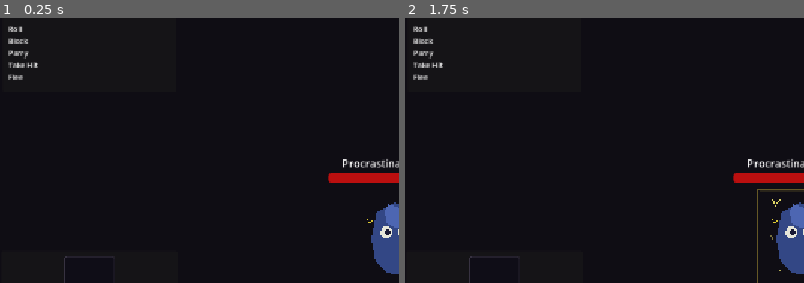
Above: before the commit, frames 1-2 (left to right).
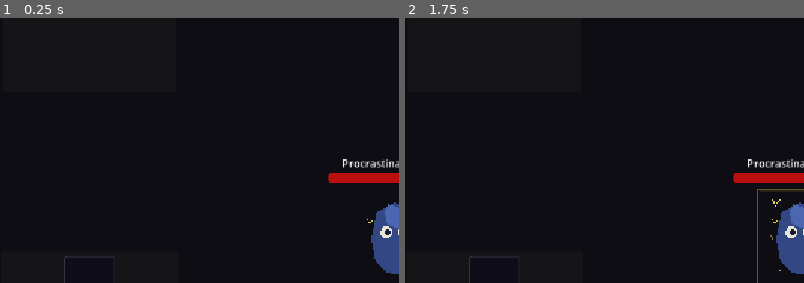
Above: after the commit, the same moments.

Repository: WRCIECH/online-ring
Game: Godot game, scene res://scenes/combat/combat.tscn
Same seed, same stepped clock (60 frames per second), same inputs: the game is played once before the commit and once after it. This scene is started directly instead of the project's main scene.
Inputs (mouse positions are % of the whole screen's width and height, from its top left):
- Up to frame 1 (0.25 s): no input
- Up to frame 2 (1.75 s): tap Enter at 0.5 s; drag from (50, 61) to (60, 28) at 0.52 s; tap Space at 1.25 s; drag from (30, 55) to (45, 70) at 1.27 s
The pictures show only the part of the screen within x 1-51%, y 20-70%; the shares and areas given below are measured in that part.

The runs differ from the first frame. In frame 1, 0.5% of the frame differs, in the area x 2-10%, y 3-24%; in frame 2, 0.5%.

Commit message:
Legend shows only actions valid for the current phase
- Split legend rows into _legend_atk_grp (LMB/RMB) and _legend_def_grp
  (Roll/Block/Parry/Take Hit/Flee); each group starts hidden
- _update_legend_visibility() shows atk group on player turn
  (PLAYER_ATTACK, TASK_CONFIRM, ENEMY_STAGGERED), def group on enemy
  turn (ENEMY_ATTACK), nothing otherwise
- Called from _enter_phase() and _on_task_back()
- Extracted _legend_row() helper to avoid duplicated row-building code

Co-Authored-By: Claude Sonnet 4.6 <noreply@anthropic.com>

Diff:
--- a/scripts/combat/combat_scene.gd
+++ b/scripts/combat/combat_scene.gd
@@ -70,10 +70,12 @@
 var _faith_check:      CheckBox
 var _status_bars_box:  HBoxContainer
 
-var _action_popup:   PanelContainer
-var _popup_body_lbl: Label
-var _r1_popup_text:  String = ""
-var _r2_popup_text:  String = ""
+var _action_popup:    PanelContainer
+var _popup_body_lbl:  Label
+var _r1_popup_text:   String = ""
+var _r2_popup_text:   String = ""
+var _legend_atk_grp:  VBoxContainer
+var _legend_def_grp:  VBoxContainer
 
 # ── Lifecycle ─────────────────────────────────────────────────────────────────
 
@@ -151,6 +153,7 @@
 func _enter_phase(new_phase: Phase) -> void:
 	_phase = new_phase
 	_enemy_visual.set_interactive(false)
+	_update_legend_visibility()
 	match new_phase:
 		Phase.PLAYER_ATTACK:
 			if _new_round:
@@ -260,6 +263,7 @@
 func _on_task_back() -> void:
 	_task_layer.hide()
 	_phase = Phase.PLAYER_ATTACK
+	_update_legend_visibility()
 	_enemy_visual.set_interactive(true)
 
 func _execute_attack() -> void:
@@ -584,6 +588,14 @@
 		b.pressed.connect(items[i].callback)
 		_buttons_container.add_child(b)
 
+func _update_legend_visibility() -> void:
+	var player_turn := _phase in [Phase.PLAYER_ATTACK, Phase.TASK_CONFIRM, Phase.ENEMY_STAGGERED]
+	var enemy_turn  := _phase == Phase.ENEMY_ATTACK
+	_legend_atk_grp.visible = player_turn
+	_legend_def_grp.visible = enemy_turn
+	if not player_turn and not enemy_turn:
+		_action_popup.visible = false  # clear any open tooltip
+
 # ── UI construction ───────────────────────────────────────────────────────────
 
 func _build_ui() -> void:
@@ -736,46 +748,56 @@
 	vbox.add_child(header)
 	vbox.add_child(HSeparator.new())
 
-	# Each entry: [display text, popup sentinel or literal text]
-	# "_r1_" / "_r2_" are sentinels resolved to the weapon-specific texts at runtime.
-	var entries: Array = [
-		["LMB — R1  (hold 2 s)", "_r1_"],
-		["RMB — R2  (hold 2 s)", "_r2_"],
-		["Roll",     "Roll\n0 damage.   Costs %d STA." % STA_ROLL],
-		["Block",    "Block\nPartial damage.   Costs %d STA." % STA_BLOCK],
-		["Parry",    "Parry\n0 damage.   Costs %d STA.\nCounter window: react just before the hit." % STA_PARRY],
-		["Take Hit", "Take Hit\nFull damage, no stamina cost."],
-		["Flee",     "Flee\nRetreat from combat — no runes gained.\nNot available against bosses."],
-	]
-
-	for i in range(entries.size()):
-		var display: String = entries[i][0]
-		var tip: String     = entries[i][1]
-
-		var row_lbl := Label.new()
-		row_lbl.text = display
-		row_lbl.add_theme_font_size_override("font_size", 11)
-		row_lbl.mouse_filter = Control.MOUSE_FILTER_STOP
-		row_lbl.mouse_entered.connect(func():
-			if tip == "_r1_":
-				_popup_body_lbl.text = _r1_popup_text
-			elif tip == "_r2_":
-				_popup_body_lbl.text = _r2_popup_text
-			else:
-				_popup_body_lbl.text = tip
-			# Snap popup vertically to this row
-			var ry: float = row_lbl.get_global_rect().position.y
-			var ph: float = 180.0
-			ry = minf(ry, 790.0 - ph)   # keep inside viewport
-			_action_popup.offset_top    = ry
-			_action_popup.offset_bottom = ry + ph
-			_action_popup.visible = true
-		)
-		row_lbl.mouse_exited.connect(func(): _action_popup.visible = false)
-		vbox.add_child(row_lbl)
-
-		if i == 1:
-			vbox.add_child(HSeparator.new())  # split between attack rows and defense rows
+	# ── Attack group (visible only on player's turn) ──────────────────────────
+	_legend_atk_grp = VBoxContainer.new()
+	_legend_atk_grp.add_theme_constant_override("separation", 2)
+	_legend_atk_grp.visible = false
+	vbox.add_child(_legend_atk_grp)
+
+	_legend_row(_legend_atk_grp, "LMB — R1  (hold 2 s)", "_r1_")
+	_legend_row(_legend_atk_grp, "RMB — R2  (hold 2 s)", "_r2_")
+
+	# ── Defense group (visible only on enemy's turn) ───────────────────────────
+	_legend_def_grp = VBoxContainer.new()
+	_legend_def_grp.add_theme_constant_override("separation", 2)
+	_legend_def_grp.visible = false
+	vbox.add_child(_legend_def_grp)
+
+	# Separator is inside the def group — hidden along with it
+	_legend_def_grp.add_child(HSeparator.new())
+
+	_legend_row(_legend_def_grp, "Roll",
+		"Roll\n0 damage.   Costs %d STA." % STA_ROLL)
+	_legend_row(_legend_def_grp, "Block",
+		"Block\nPartial damage.   Costs %d STA." % STA_BLOCK)
+	_legend_row(_legend_def_grp, "Parry",
+		"Parry\n0 damage.   Costs %d STA.\nCounter window: react just before the hit." % STA_PARRY)
+	_legend_row(_legend_def_grp, "Take Hit",
+		"Take Hit\nFull damage, no stamina cost.")
+	_legend_row(_legend_def_grp, "Flee",
+		"Flee\nRetreat from combat — no runes gained.\nNot available against bosses.")
+
+func _legend_row(parent: VBoxContainer, display: String, tip: String) -> void:
+	var lbl := Label.new()
+	lbl.text = display
+	lbl.add_theme_font_size_override("font_size", 11)
+	lbl.mouse_filter = Control.MOUSE_FILTER_STOP
+	lbl.mouse_entered.connect(func():
+		if tip == "_r1_":
+			_popup_body_lbl.text = _r1_popup_text
+		elif tip == "_r2_":
+			_popup_body_lbl.text = _r2_popup_text
+		else:
+			_popup_body_lbl.text = tip
+		var ry := lbl.get_global_rect().position.y
+		var ph := 180.0
+		ry = minf(ry, 790.0 - ph)
+		_action_popup.offset_top    = ry
+		_action_popup.offset_bottom = ry + ph
+		_action_popup.visible = true
+	)
+	lbl.mouse_exited.connect(func(): _action_popup.visible = false)
+	parent.add_child(lbl)
 
 # ── Battle log — bottom left ──────────────────────────────────────────────────
 
